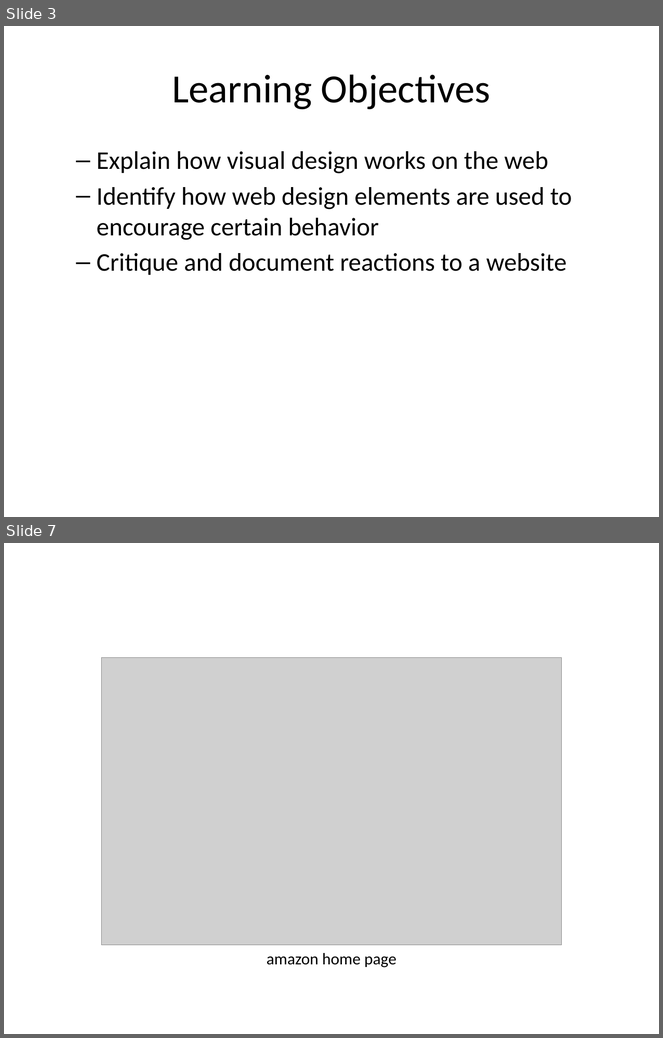
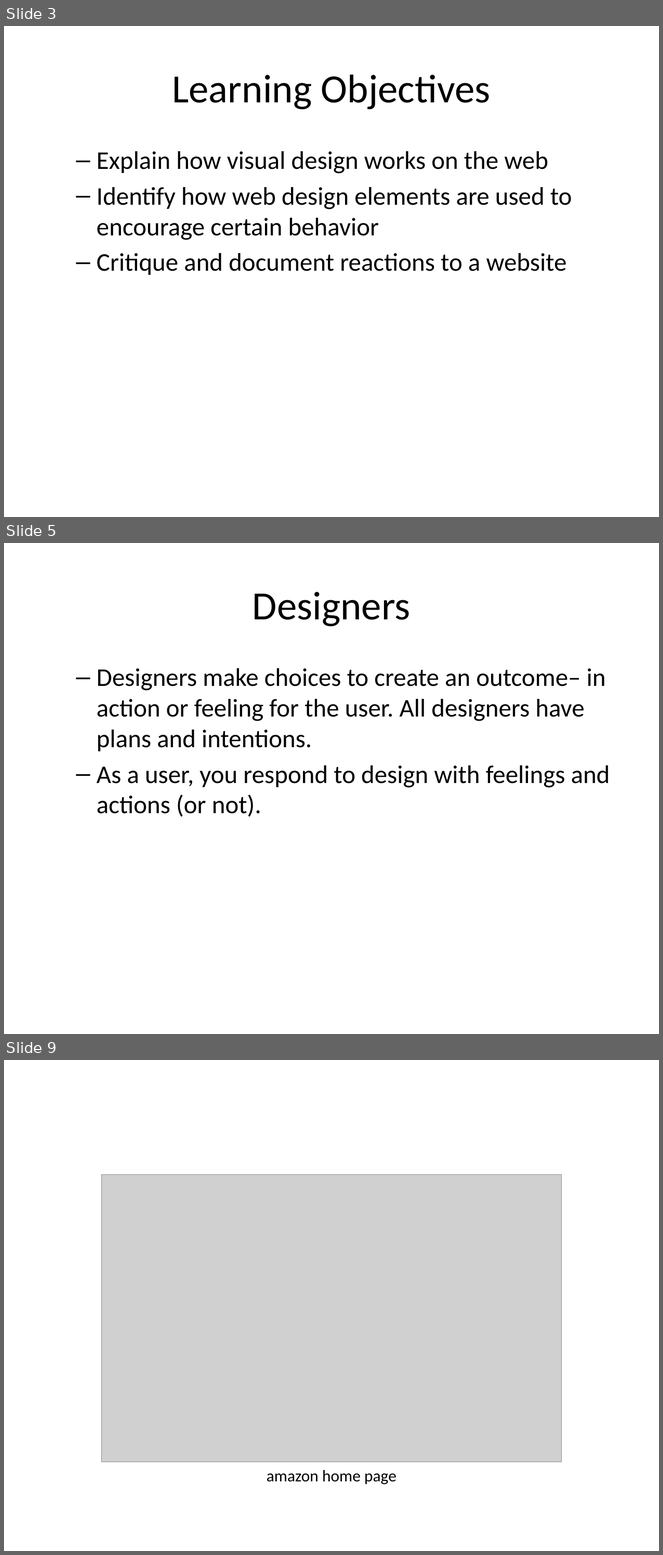
Before and after one commit to mr-eggleton/web-lit-core, a slide deck: powerpoints/06-design-on-the-web.pptx. Shown one above the other, each under a label of ours: slides 3 and 7 before the commit, slides 3, 5 and 9 after it; the slides between them are not shown. The pictures are 663x1038 and 663x1555 pixels, drawn with LibreOffice and Linux fonts; fonts in the diff are those of the drawing; grey boxes stand for pictures. Boxes give left, top, right and bottom in pixels: in the first picture for what was removed or moved away, otherwise in the second. Text is boxed around its words. In the diff, an @@ line names an element or a change of style, - is before the commit and + after.

```diff
--- a/powerpoints/06-design-on-the-web.pptx
+++ b/powerpoints/06-design-on-the-web.pptx
@@ slide 5 added at [4,543,659,1034], background #FFFFFF @@
@@ title added at [253,592,411,627], 44 pt, text #000000 @@
+Designers
@@ text added at [97,668,610,817], 28 pt, text #000000 @@
+  – Designers make choices to create an outcome– in action or feeling for the user. All designers have plans and intentions.
+  – As a user, you respond to design with feelings and actions (or not).
@@ what was slide 7 is now slide 9 @@
```
Also in this commit, not shown: 8 slides changed, 2 other slides added, 2 slides removed, 3 other files.
